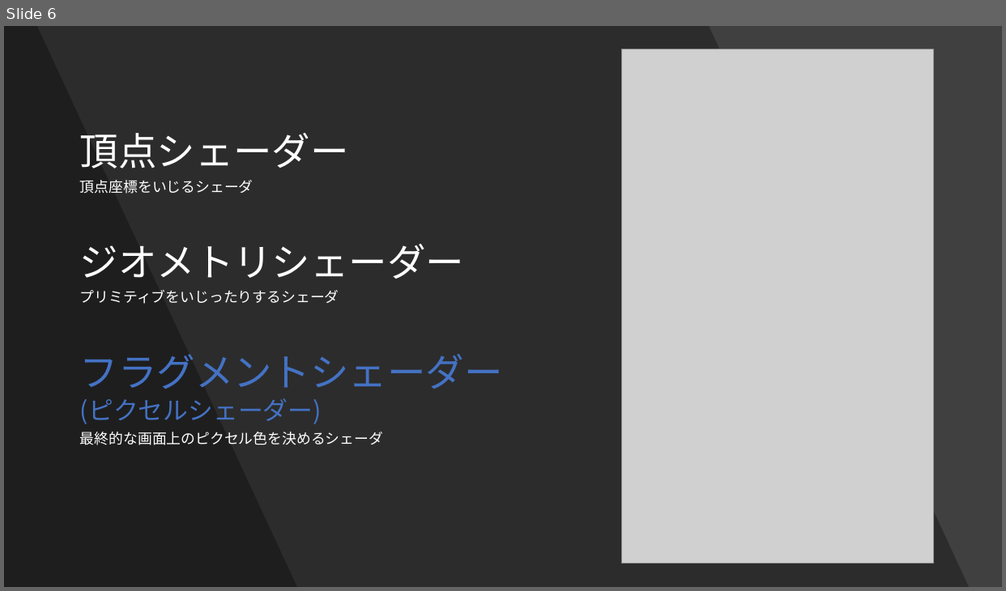
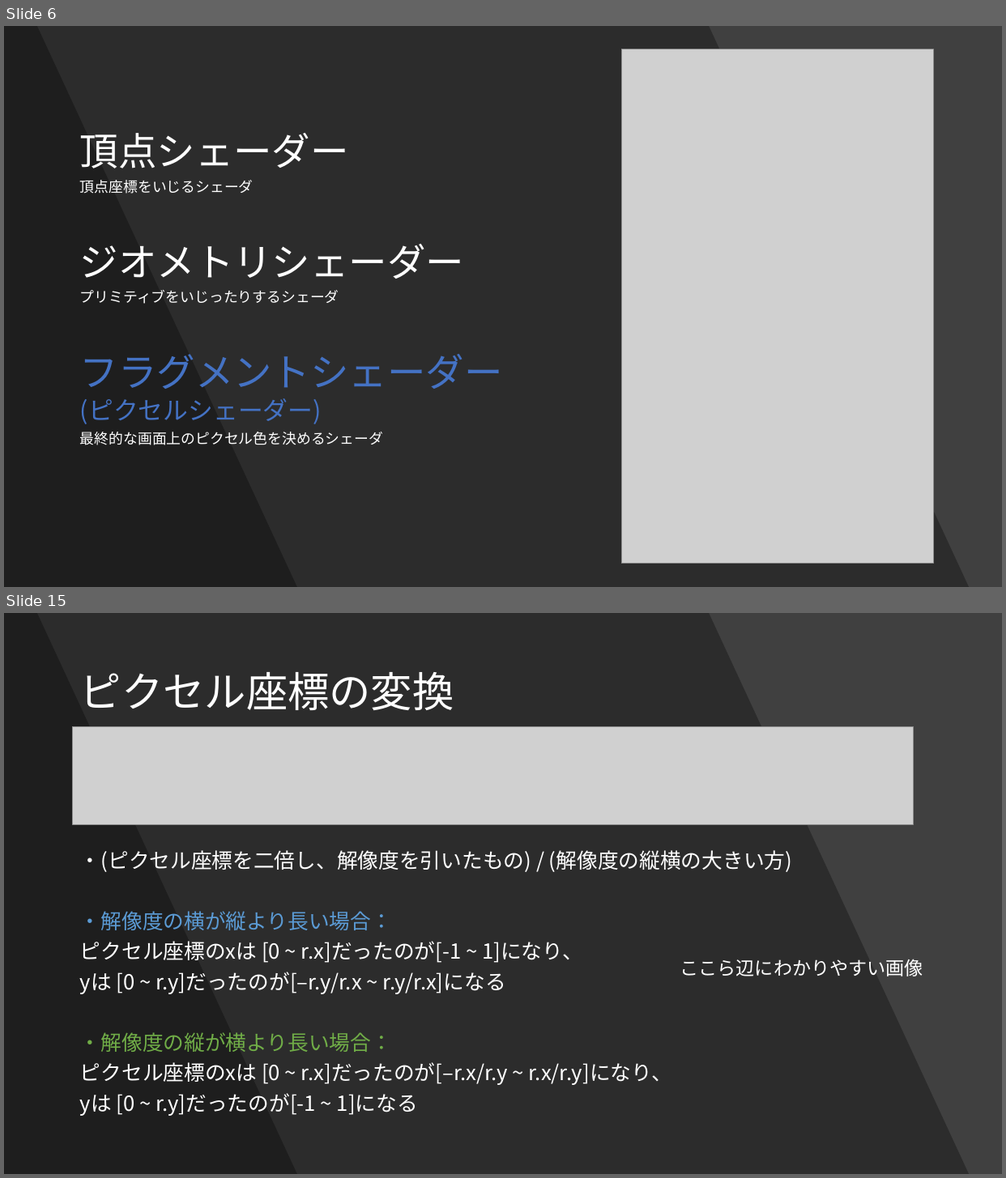
Before and after one commit to Forenard/TsubuyakiGLSL, a slide deck: つぶやきGLSLとは.pptx. Shown one above the other, each under a label of ours: slide 6 before the commit, slides 6 and 15 after it; the slides between them are not shown. The pictures are 1006x591 and 1006x1178 pixels, drawn with LibreOffice and Linux fonts; fonts in the diff are those of the drawing; grey boxes stand for pictures. Boxes give left, top, right and bottom in pixels: in the first picture for what was removed or moved away, otherwise in the second. Text is boxed around its words. In the diff, an @@ line names an element or a change of style, - is before the commit and + after.

```diff
--- a/つぶやきGLSLとは.pptx
+++ b/つぶやきGLSLとは.pptx
@@ slide 15 added at (4,613,1002,1174), background #404040 @@
@@ freeform shape added at (4,613,969,1174), fill #000000 at 30% opacity @@
@@ freeform shape added at (4,613,297,1174), fill #000000 at 30% opacity @@
@@ text added at (80,672,792,1116), 20 pt, text #FFFFFF @@
+ピクセル座標の変換
+・(ピクセル座標を二倍し、解像度を引いたもの) / (解像度の縦横の大きい方)
+・解像度の横が縦より長い場合：
+ピクセル座標のxは [0 ~ r.x]だったのが[-1 ~ 1]になり、
+yは [0 ~ r.y]だったのが[–r.y/r.x ~ r.y/r.x]になる
+・解像度の縦が横より長い場合：
+ピクセル座標のxは [0 ~ r.x]だったのが[–r.x/r.y ~ r.x/r.y]になり、
+yは [0 ~ r.y]だったのが[-1 ~ 1]になる
@@ picture added at (73,726,914,824) @@
@@ text added at (680,959,923,977), 18 pt, text #FFFFFF @@
+ここら辺にわかりやすい画像
```
Also in this commit, not shown: 3 slides changed, 13 other slides added.
